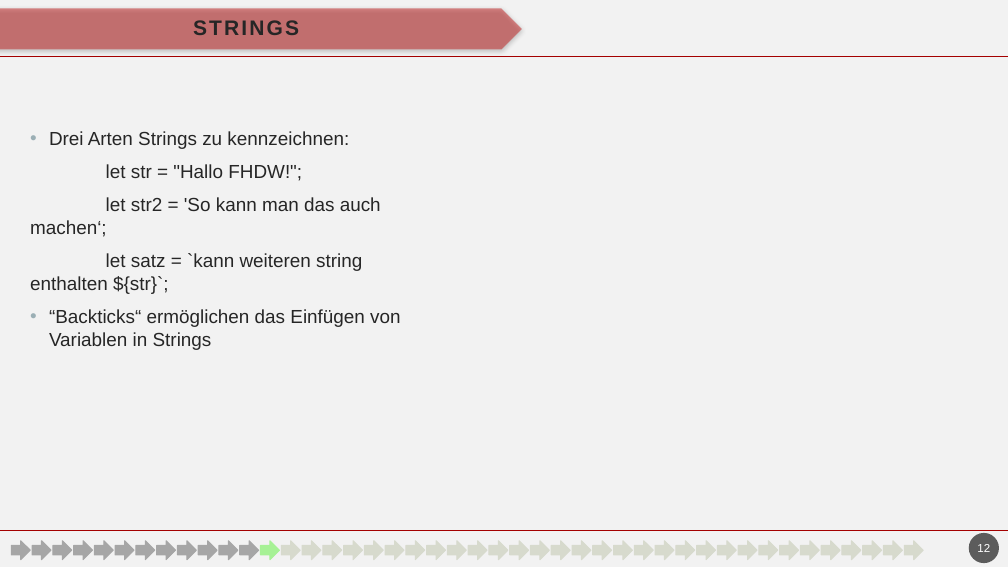
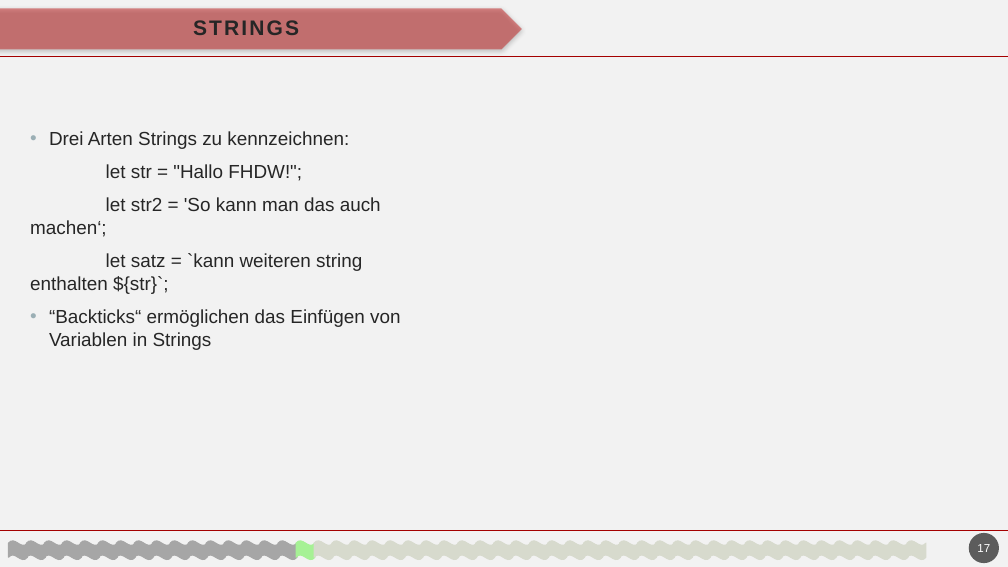
Before and after one commit to havrazO/Angular-Vortrag, a slide deck: slide 17 of vortrag/präsentation/entwurf/V1.2/angular.pptm (slide 12 before the commit). Drawn at 1008x567 pixels with LibreOffice and Linux fonts; fonts in the diff are those of the drawing; background and template pictures are left out. Boxes give left, top, right and bottom in pixels: in the first picture for what was removed or moved away, otherwise in the second. Text is boxed around its words. In the diff, an @@ line names an element or a change of style, - is before the commit and + after.

```diff
--- a/vortrag/präsentation/entwurf/V1.2/angular.pptm
+++ b/vortrag/präsentation/entwurf/V1.2/angular.pptm
@@ 4 waves: place and size @@
-4 waves at <box>198,541,882,560</box>
+4 waves at <box>206,541,890,560</box>
@@ right arrow removed at <box>281,541,300,560</box> @@
@@ right arrow to wave in 43 elements at <box>656,541,675,560</box>, <box>386,541,405,560</box>, <box>530,541,549,560</box>, <box>116,541,135,560</box>, <box>781,541,800,560</box>, <box>799,541,818,560</box>, <box>135,541,154,560</box>, <box>242,541,261,560</box>, <box>404,541,423,560</box>, <box>512,541,531,560</box>, <box>674,541,693,560</box>, <box>637,541,656,560</box>, <box>907,541,926,560</box>, <box>8,541,27,560</box>, <box>817,541,836,560</box>, <box>98,541,117,560</box>, <box>368,541,387,560</box>, <box>547,541,566,560</box>, <box>152,541,171,560</box>, <box>422,541,441,560</box>, <box>494,541,513,560</box>, <box>692,541,711,560</box>, <box>764,541,783,560</box>, <box>26,541,45,560</box>, <box>225,541,243,560</box>, <box>619,541,638,560</box>, <box>889,541,908,560</box>, <box>80,541,99,560</box>, <box>350,541,369,560</box>, <box>566,541,585,560</box>, <box>836,541,854,560</box>, <box>170,541,189,560</box>, <box>440,541,459,560</box>, <box>476,541,495,560</box>, <box>746,541,765,560</box>, <box>709,541,728,560</box>, <box>871,541,890,560</box>, <box>45,541,64,560</box>, <box>206,541,225,560</box>, <box>314,541,333,560</box>, <box>584,541,603,560</box>, <box>332,541,351,560</box>, <box>296,541,315,560</box> @@
@@ wave: place and size @@
-wave at <box>261,541,280,560</box>
+wave at <box>296,541,315,560</box>
@@ wave: place and size @@
-wave at <box>302,541,321,560</box>
+wave at <box>332,541,351,560</box>
@@ 9 waves: place and size @@
-9 waves at <box>73,541,903,560</box>
+9 waves at <box>80,541,908,560</box>
@@ 6 waves: place and size @@
-6 waves at <box>53,541,737,560</box>
+6 waves at <box>45,541,728,560</box>
@@ 8 waves: place and size @@
-8 waves at <box>32,541,861,560</box>
+8 waves at <box>26,541,854,560</box>
@@ group added at <box>63,541,873,560</box>: 8 waves @@
```
Also in this commit, not shown: 42 other slides changed, 8 slides added, 10 other files.
